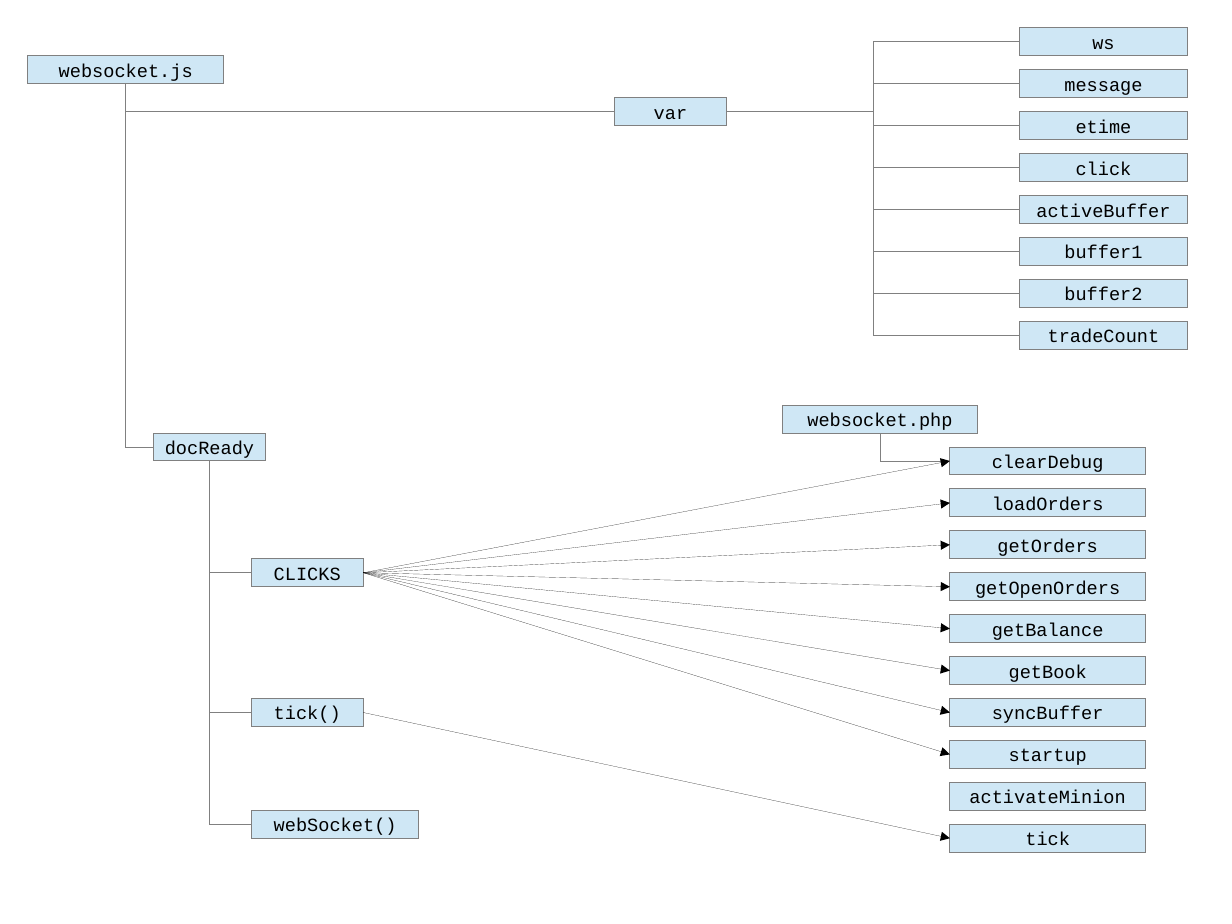
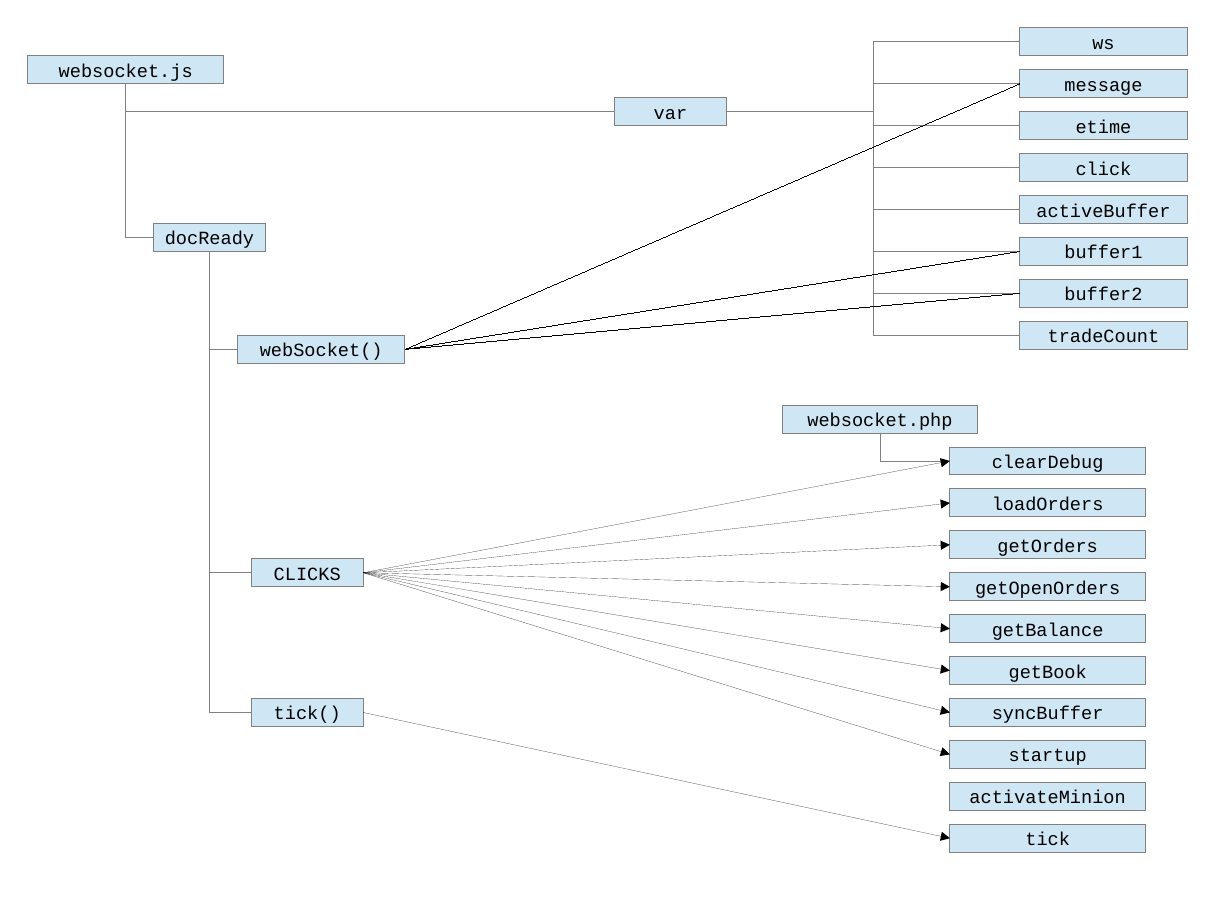
Before and after one commit to JamesLeB/Stout, a slide deck: slide 4 of Documents/Zek.odp (slide 3 before the commit). Drawn at 1232x924 pixels with LibreOffice and Linux fonts; fonts in the diff are those of the drawing. Boxes give left, top, right and bottom in pixels: in the first picture for what was removed or moved away, otherwise in the second. Text is boxed around its words. In the diff, an @@ line names an element or a change of style, - is before the commit and + after.

```diff
--- a/Documents/Zek.odp
+++ b/Documents/Zek.odp
@@ elbow line moved from (125, 84) - (154, 447) to (125, 84) - (154, 237) @@
@@ line added from (405, 350) to (1021, 84), #000000 0 pt @@
@@ rectangle "docReady" moved from (x1=153, y1=433, x2=265, y2=461) to (x1=153, y1=224, x2=265, y2=252) @@
@@ elbow line moved from (209, 461) - (252, 824) to (209, 252) - (252, 712) @@
@@ elbow line moved from (209, 461) - (252, 712) to (209, 252) - (252, 572) @@
@@ elbow line moved from (209, 461) - (252, 572) to (209, 252) - (237, 349) @@
@@ line added from (405, 350) to (1021, 252), #000000 0 pt @@
@@ line added from (405, 350) to (1021, 293), #000000 0 pt @@
@@ rectangle "webSocket()" moved from (x1=252, y1=811, x2=419, y2=838) to (x1=237, y1=335, x2=405, y2=363) @@
```
Also in this commit, not shown: 2 other slides changed, 1 slide added.
